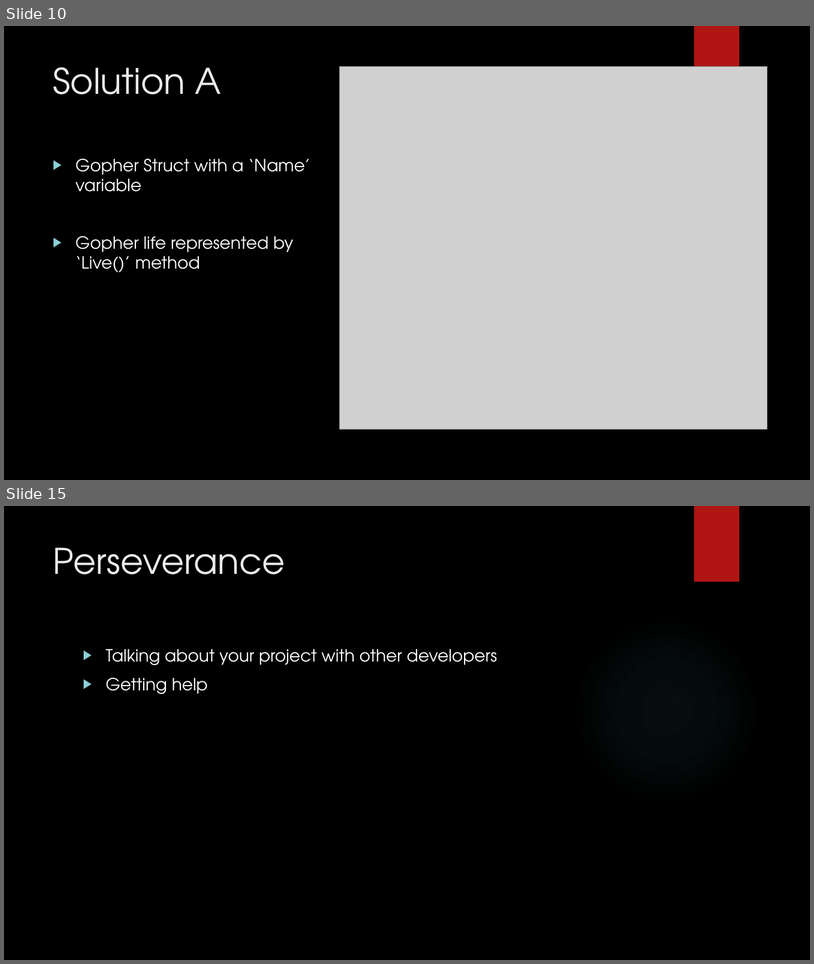
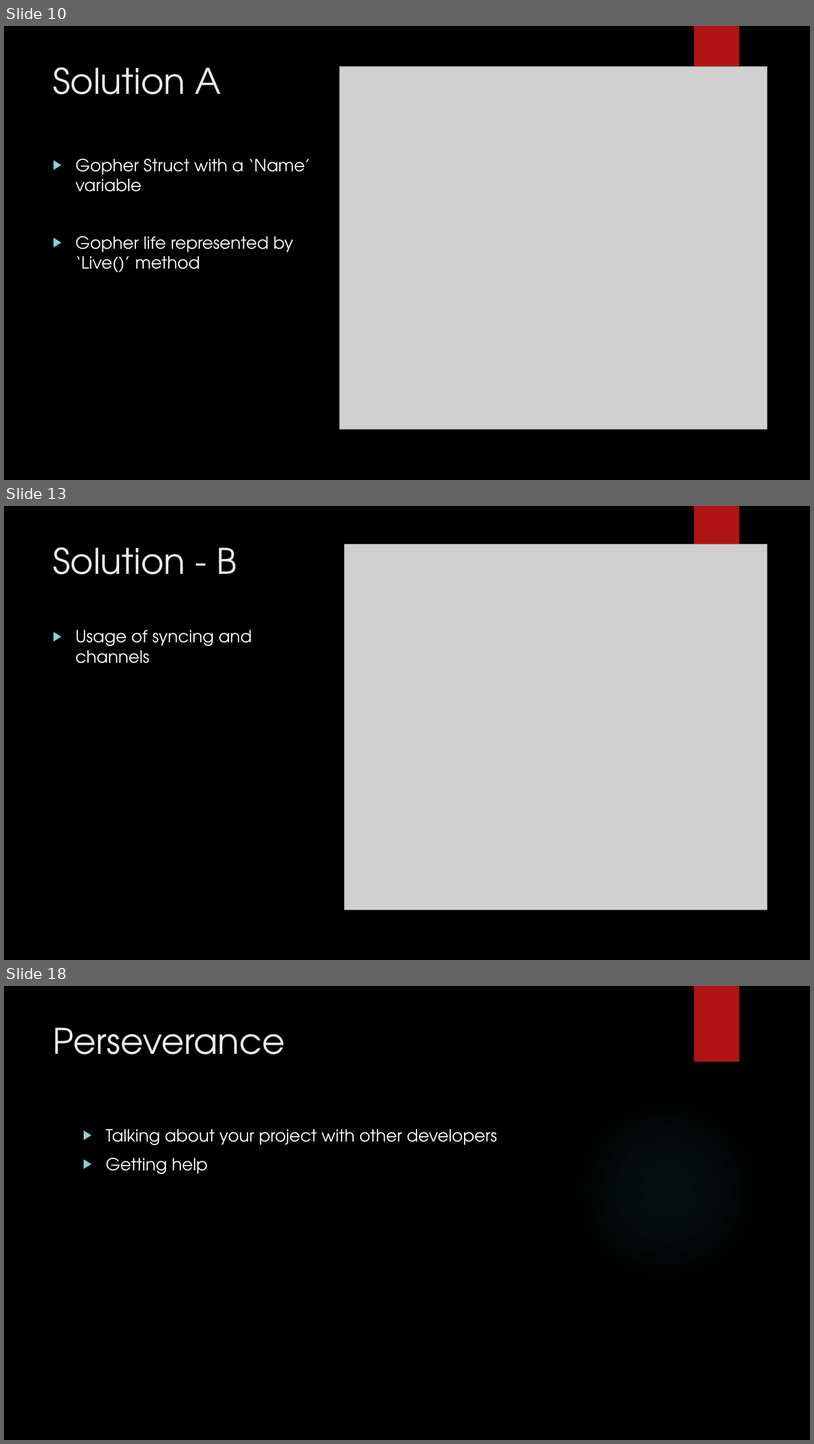
Before and after one commit to jaminologist/GopherLife, a slide deck: GopherLife.pptx. Shown one above the other, each under a label of ours: slides 10 and 15 before the commit, slides 10, 13 and 18 after it; the slides between them are not shown. The pictures are 814x964 and 814x1444 pixels, drawn with LibreOffice and Linux fonts; fonts in the diff are those of the drawing; grey boxes stand for pictures; background and template pictures are left out. Boxes give left, top, right and bottom in pixels: in the first picture for what was removed or moved away, otherwise in the second. Text is boxed around its words. In the diff, an @@ line names an element or a change of style, - is before the commit and + after.

```diff
--- a/GopherLife.pptx
+++ b/GopherLife.pptx
@@ slide 13 added at <box>4,506,810,960</box>, background picture (left out); not listed: 1 template element that a slide beside it also shows @@
@@ title added at <box>53,547,237,574</box>, 42 pt, text #EBEBEB @@
+Solution - B
@@ picture added at <box>345,544,768,909</box> @@
@@ text added at <box>75,630,252,663</box>, 20 pt, text #FFFFFF @@
+▶ Usage of syncing and channels
@@ what was slide 15 is now slide 18 @@
```
Also in this commit, not shown: 5 slides changed, 4 other slides added, 1 slide removed, 2 other files.
